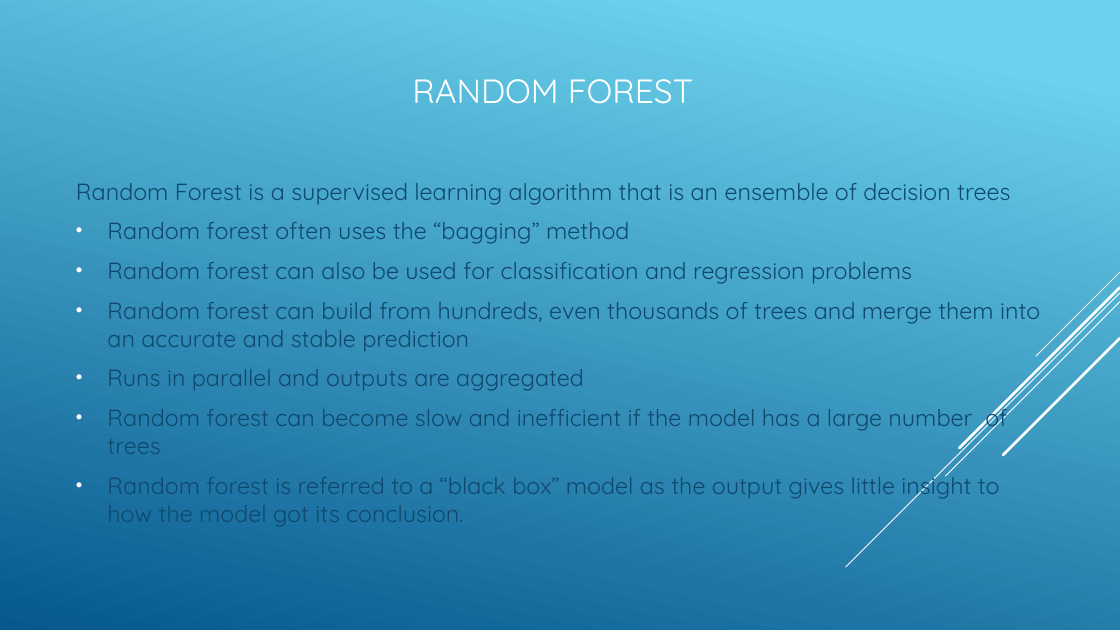
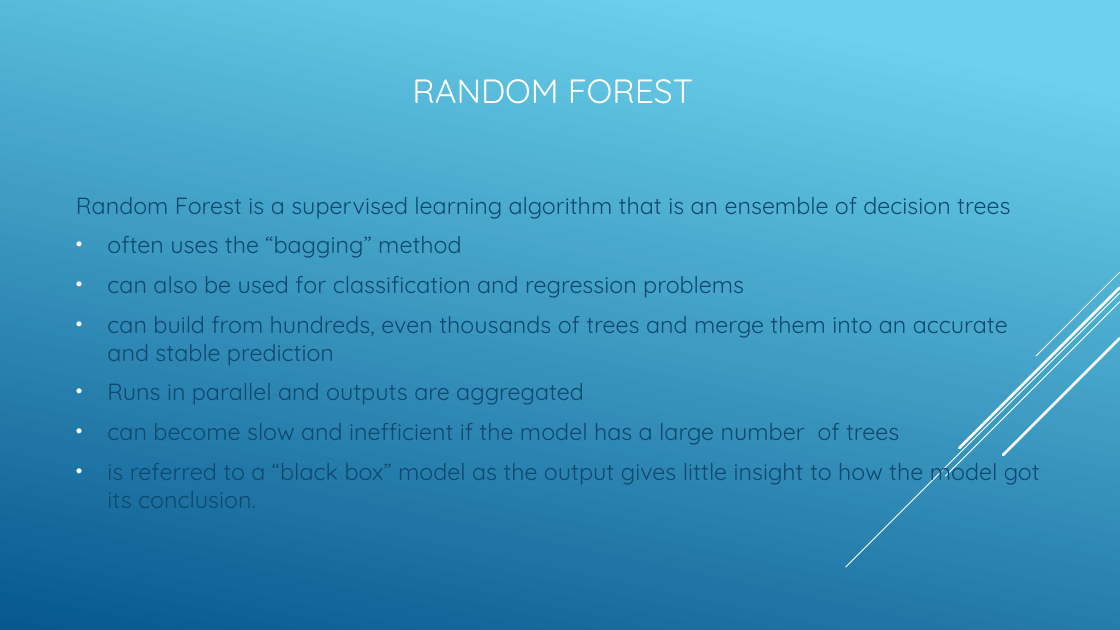
Before and after one commit to efuller11/Thinkful, a slide deck: slide 22 of New York Education System capstone.pptx (slide 24 before the commit). Drawn at 1120x630 pixels with LibreOffice and Linux fonts; fonts in the diff are those of the drawing. Boxes give left, top, right and bottom in pixels: in the first picture for what was removed or moved away, otherwise in the second. Text is boxed around its words. In the diff, an @@ line names an element or a change of style, - is before the commit and + after.

```diff
--- a/New York Education System capstone.pptx
+++ b/New York Education System capstone.pptx
@@ text at (107, 236, 1008, 365): text changed @@
-• Random forest often uses the “bagging” method
-• Random forest can also be used for classification and regression problems
-• Random forest can build from hundreds, even thousands of trees and merge them into an accurate and stable prediction
+• often uses the “bagging” method
+• can also be used for classification and regression problems
+• can build from hundreds, even thousands of trees and merge them into an accurate and stable prediction
@@ text at (107, 423, 1040, 508): text changed @@
-• Random forest can become slow and inefficient if the model has a large number of trees
-• Random forest is referred to a “black box” model as the output gives little insight to how the model got its conclusion.
+• can become slow and inefficient if the model has a large number of trees
+• is referred to a “black box” model as the output gives little insight to how the model got its conclusion.
```
Also in this commit, not shown: 14 other slides changed.
